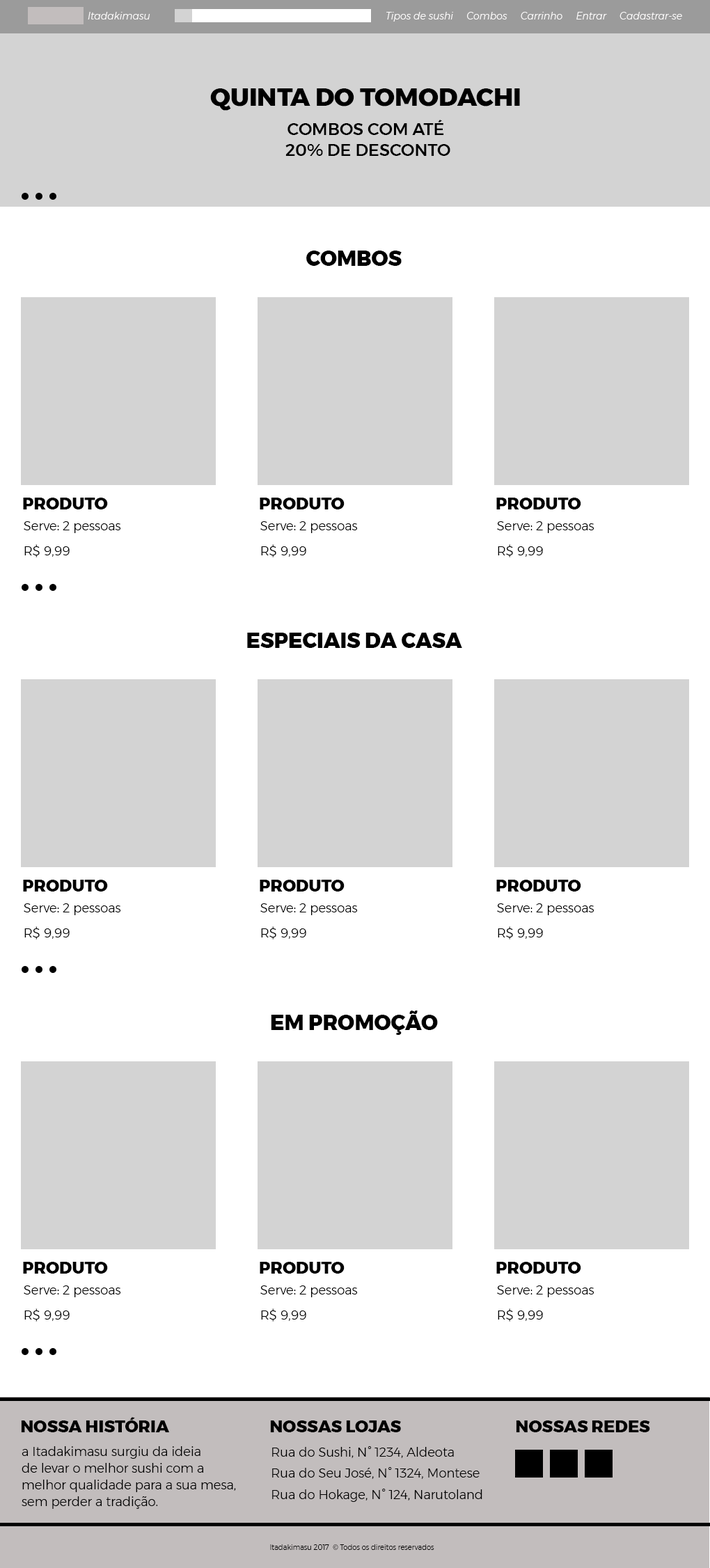
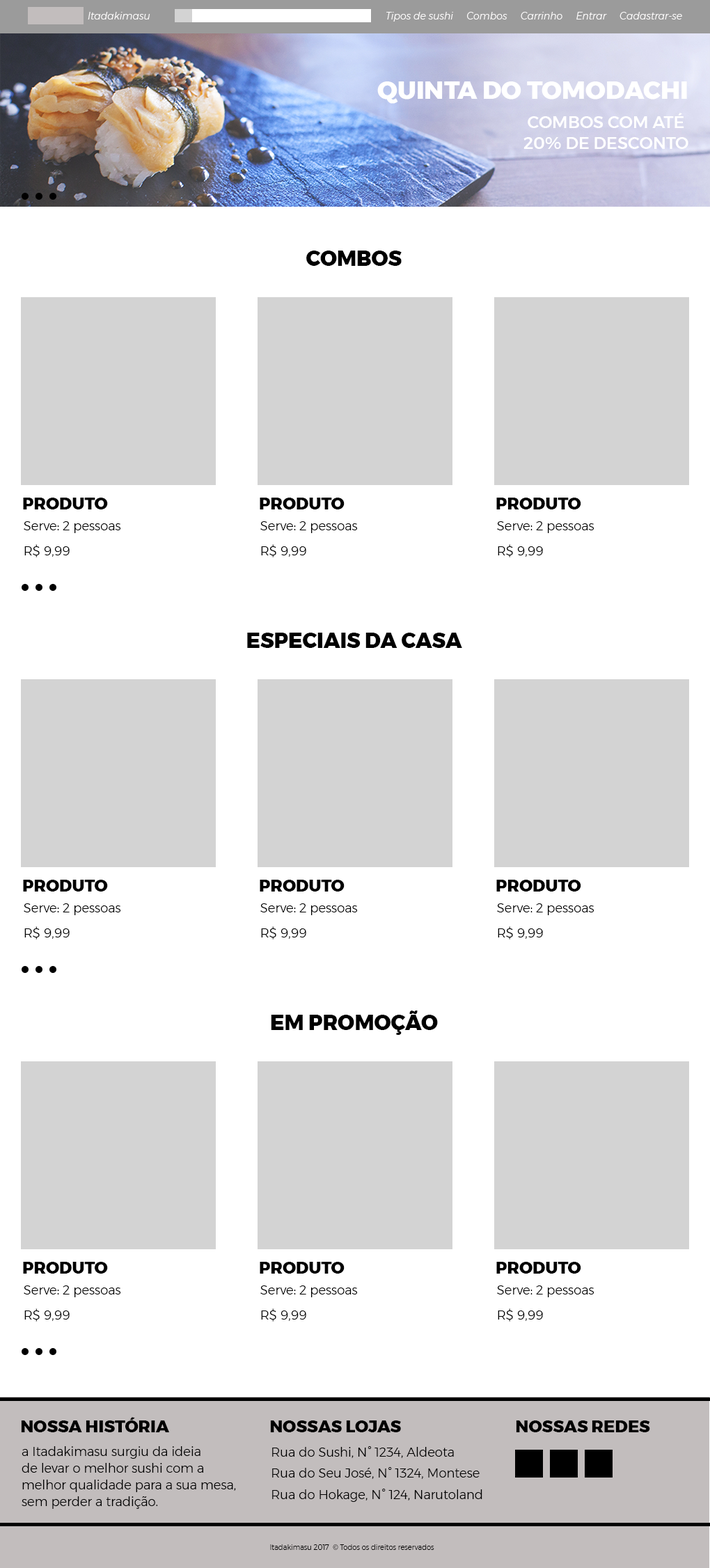
Two versions of the same layered image (710 x 1568). Layer-by-layer changes:
painted on "combos com até 20% de desconto" over [left=0, top=33, right=710, bottom=207]
removed layer "Quinta do Tomodachi" from group "carrousel" over [left=210, top=88, right=520, bottom=111]
removed layer "Rectangle 6" from group "carrousel" over [left=0, top=33, right=710, bottom=207]
